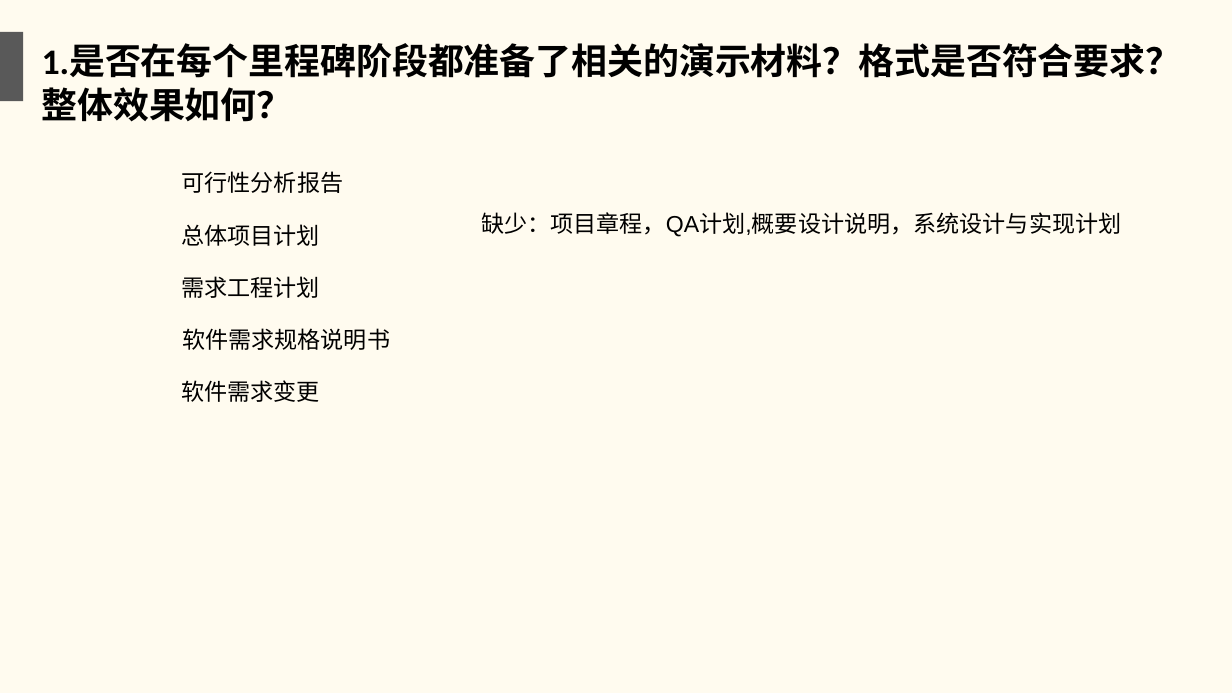
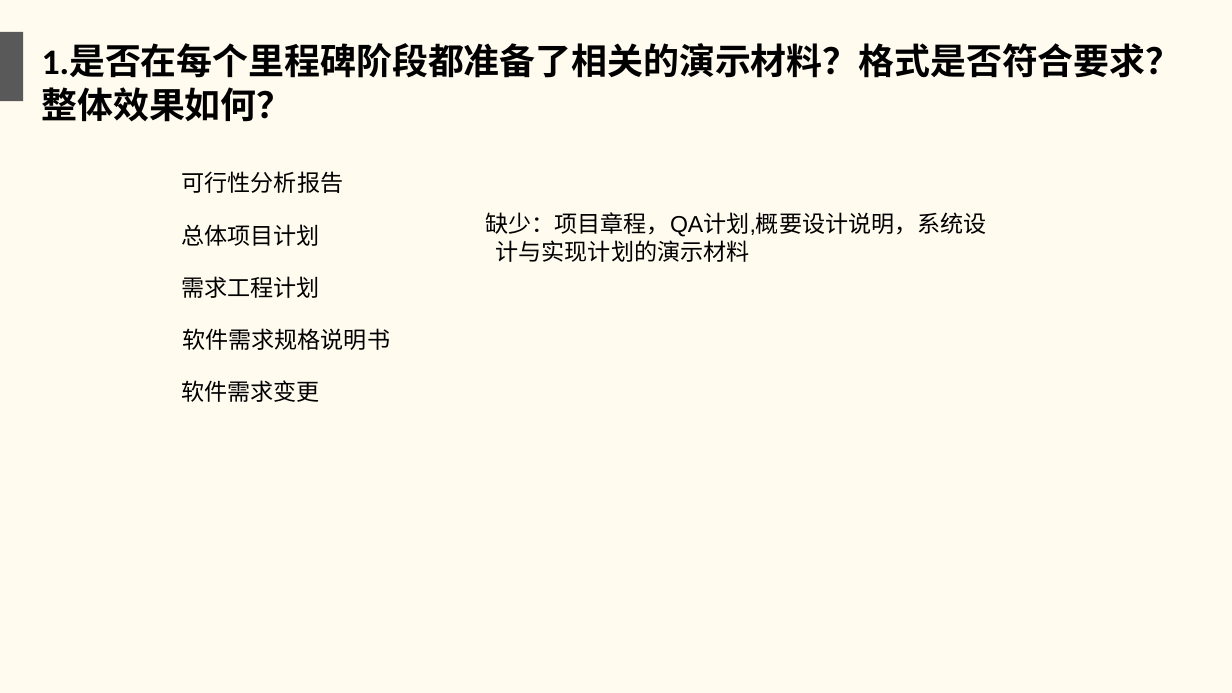
Before and after one commit to twn422/PRD2017, a slide deck: slide 3 of PRD-2017-G24/STW/受控文件/分析设计/项目收尾评审.ppt. Drawn at 1232x693 pixels with LibreOffice and Linux fonts; fonts in the diff are those of the drawing. Boxes give left, top, right and bottom in pixels: in the first picture for what was removed or moved away, otherwise in the second. Text is boxed around its words. In the diff, an @@ line names an element or a change of style, - is before the commit and + after.

```diff
--- a/PRD-2017-G24/STW/受控文件/分析设计/项目收尾评审.ppt
+++ b/PRD-2017-G24/STW/受控文件/分析设计/项目收尾评审.ppt
@@ text at (x1=485, y1=212, x2=987, y2=262): text changed @@
-缺少：项目章程，QA计划,概要设计说明，系统设计与实现计划
+缺少：项目章程，QA计划,概要设计说明，系统设 计与实现计划的演示材料
```
Also in this commit, not shown: 11 other slides changed.
